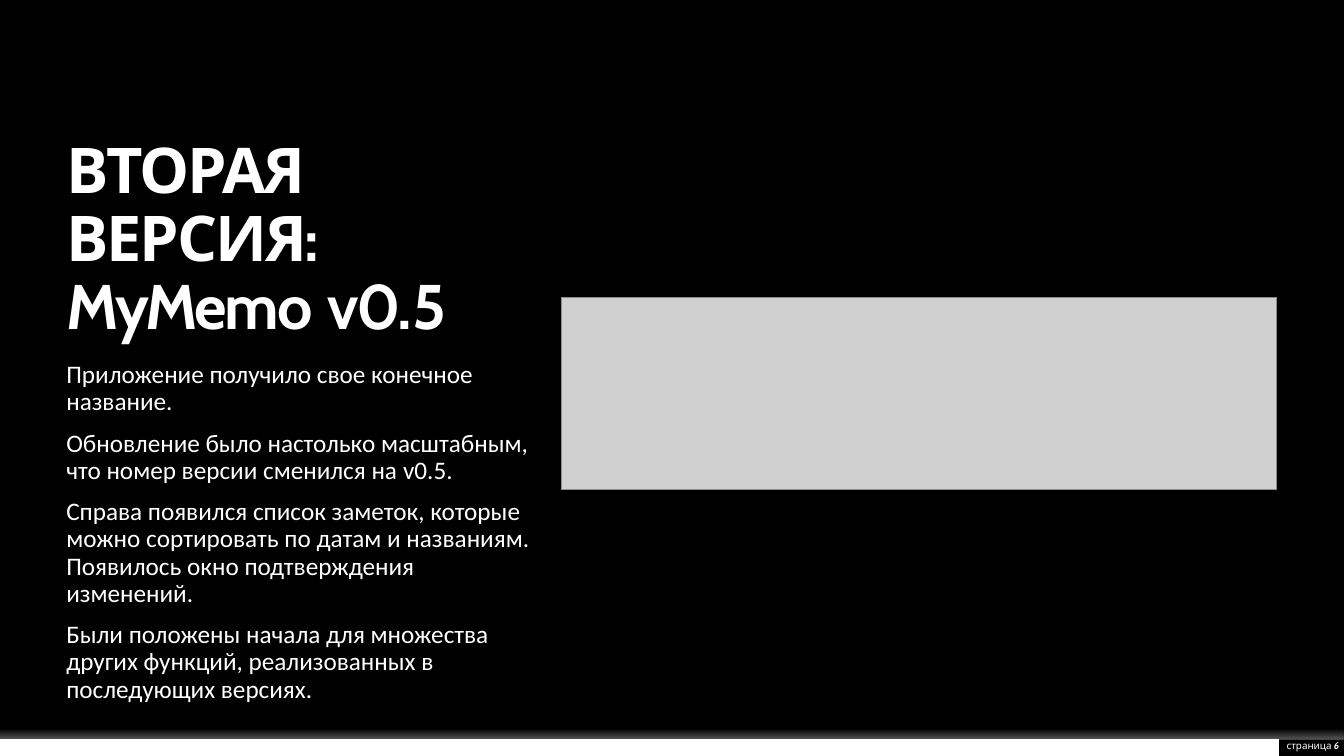
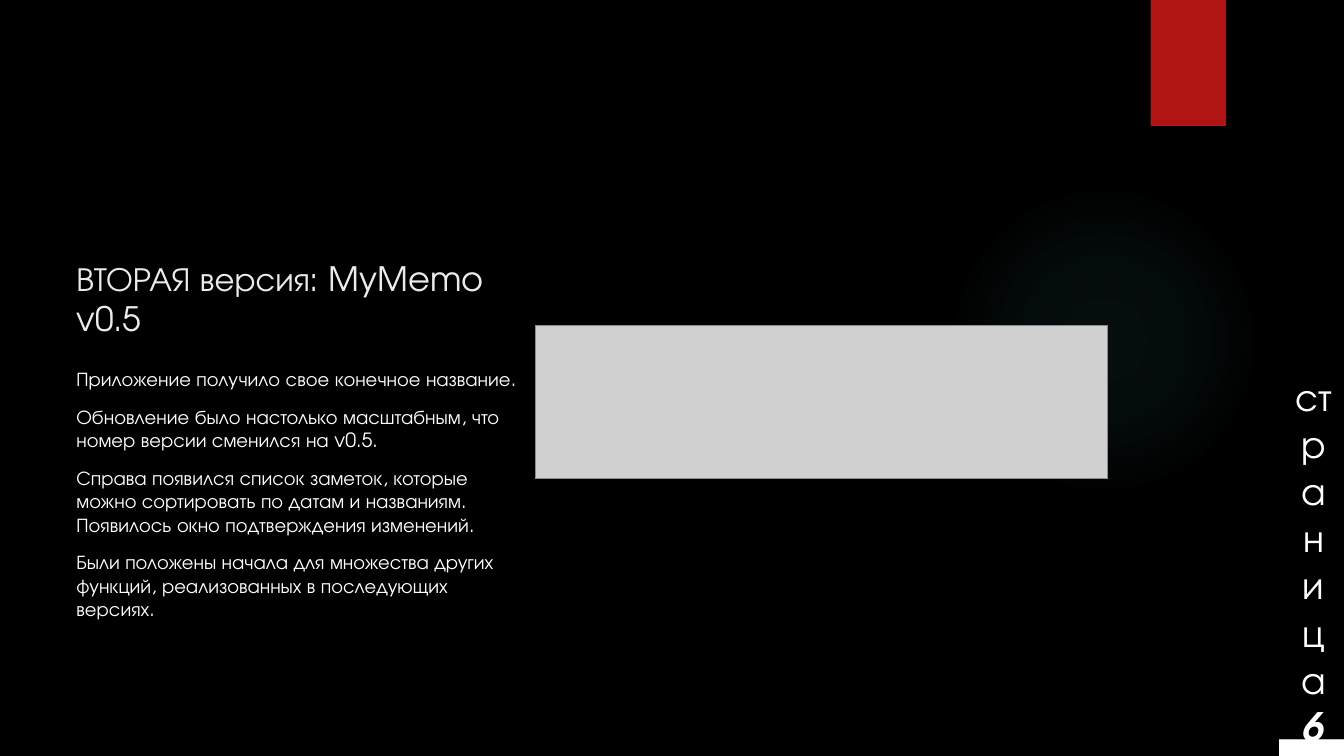
Before and after one commit to EgorBlyablin/MyMemo, a slide deck: slide 6 of MyMemo.pptx. Drawn at 1344x756 pixels with LibreOffice and Linux fonts; fonts in the diff are those of the drawing; grey boxes stand for pictures; background and template pictures are left out. Boxes give left, top, right and bottom in pixels: in the first picture for what was removed or moved away, otherwise in the second. Text is boxed around its words. In the diff, an @@ line names an element or a change of style, - is before the commit and + after.

```diff
--- a/MyMemo.pptx
+++ b/MyMemo.pptx
@@ rectangle added at (x1=1150, y1=0, x2=1226, y2=126), fill #B01513 @@
@@ ellipse added at (x1=949, y1=185, x2=1259, y2=495), fill gradient #50B9C1 @@
@@ title at (x1=76, y1=266, x2=483, y2=332): text changed; size 45 to 24 pt; font Cabin to TeX Gyre Adventor; text colour #FFFFFF to #EBEBEB; bold off @@
-ВТОРАЯ ВЕРСИЯ: MyMemo v0.5
+ВТОРАЯ версия: MyMemo v0.5
@@ picture resized from (x1=562, y1=298, x2=1276, y2=490) to (x1=535, y1=326, x2=1108, y2=479) @@
@@ text "Приложение получило свое конечное название." at (x1=76, y1=372, x2=511, y2=620): size 18 to 14 pt, font Calibri to TeX Gyre Adventor; line spacing 0.9 to 1 @@
@@ page number at (x1=1303, y1=698, x2=1325, y2=756): size 7 to 28 pt, font Cabin to TeX Gyre Adventor; alignment right to centre; vertical alignment middle to bottom @@
@@ rectangle at (x1=0, y1=739, x2=1279, y2=756): fill #FFFFFF to #000000 @@
@@ rectangle at (x1=0, y1=722, x2=1344, y2=739): fill gradient #FFFFFF to gradient #000000 @@
@@ rectangle added at (x1=1276, y1=739, x2=1344, y2=756), fill #FFFFFF @@
```
Also in this commit, not shown: 15 other slides changed, 1 other file.
